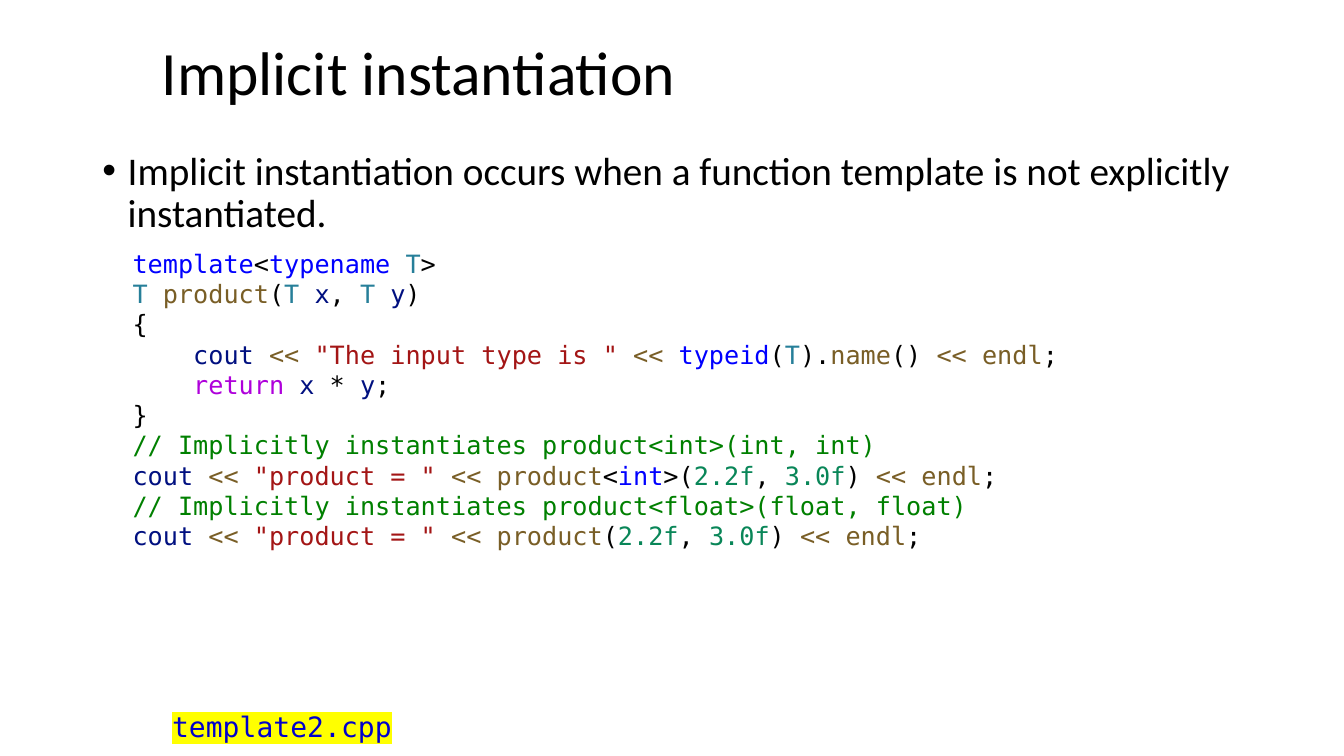
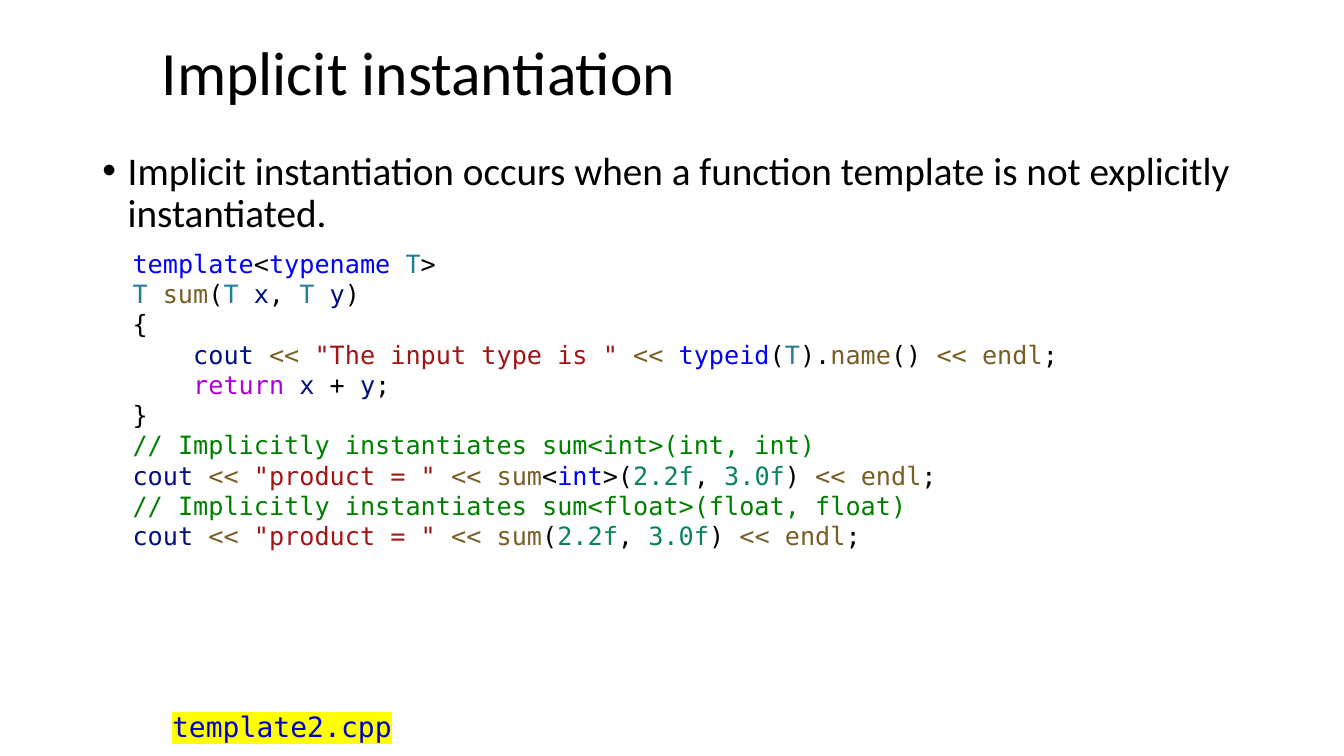
Before and after one commit to ShiqiYu/CPP, a slide deck: slide 10 of week07/Lecture07.pptx. Drawn at 1344x756 pixels with LibreOffice and Linux fonts; fonts in the diff are those of the drawing; background and template pictures are left out. Boxes give left, top, right and bottom in pixels: in the first picture for what was removed or moved away, otherwise in the second. Text is boxed around its words. In the diff, an @@ line names an element or a change of style, - is before the commit and + after.

```diff
--- a/week07/Lecture07.pptx
+++ b/week07/Lecture07.pptx
@@ text at (x1=133, y1=284, x2=360, y2=309): text changed; text colour #795E26 to #267F99 @@
-T product(T x, T y)
+T sum(T x, T y)
@@ text at (x1=193, y1=376, x2=390, y2=400): text changed @@
-return x * y;
+return x + y;
@@ text at (x1=133, y1=434, x2=937, y2=551): text changed @@
-// Implicitly instantiates product<int>(int, int)
-cout << "product = " << product<int>(2.2f, 3.0f) << endl;
-// Implicitly instantiates product<float>(float, float)
-cout << "product = " << product(2.2f, 3.0f) << endl;
+// Implicitly instantiates sum<int>(int, int)
+cout << "product = " << sum<int>(2.2f, 3.0f) << endl;
+// Implicitly instantiates sum<float>(float, float)
+cout << "product = " << sum(2.2f, 3.0f) << endl;
```
Also in this commit, not shown: 2 other files.
